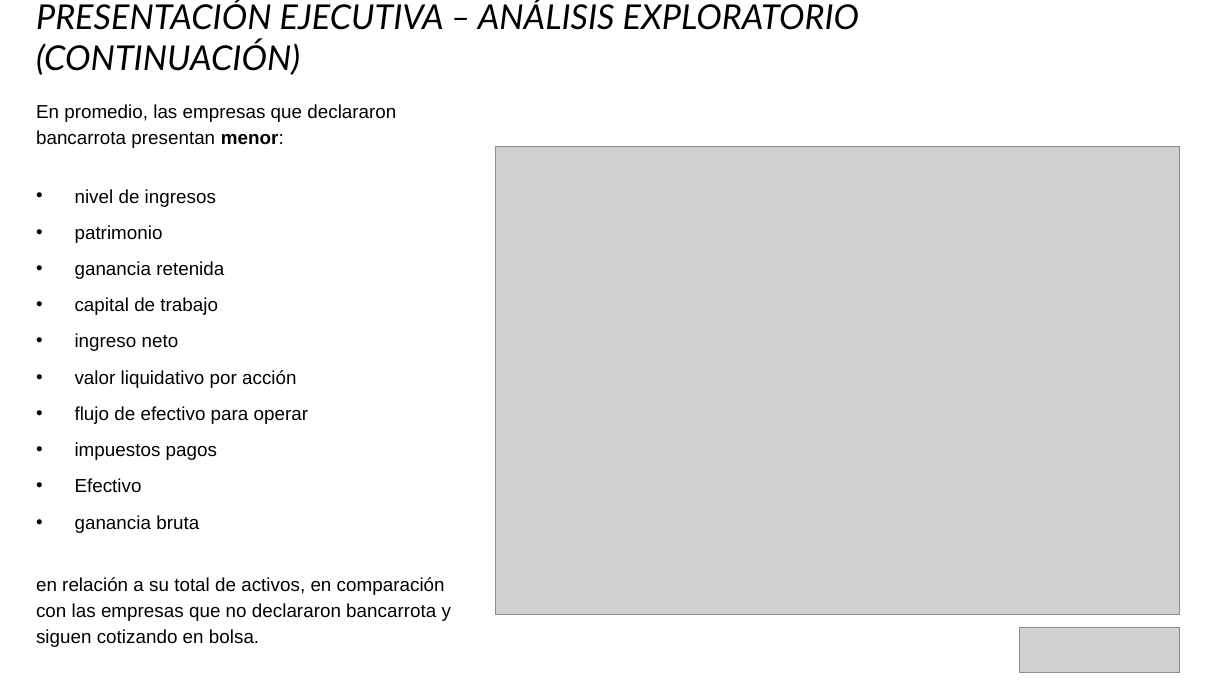
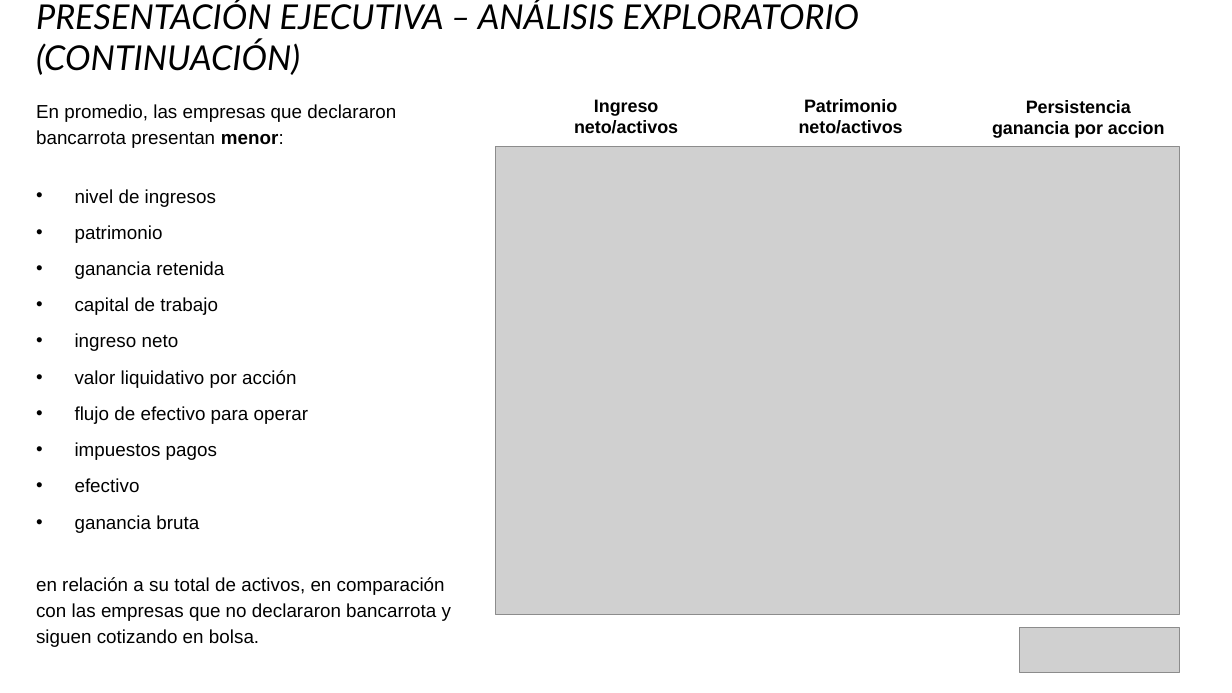
Before and after one commit to lechori/proyectobancarrota, a slide deck: slide 5 of Proyecto Bancarrota - Coderhouse - Presentación Ejecutiva.pptx. Drawn at 1232x693 pixels with LibreOffice and Linux fonts; fonts in the diff are those of the drawing; grey boxes stand for pictures. Boxes give left, top, right and bottom in pixels: in the first picture for what was removed or moved away, otherwise in the second. Text is boxed around its words. In the diff, an @@ line names an element or a change of style, - is before the commit and + after.

```diff
--- a/Proyecto Bancarrota - Coderhouse - Presentación Ejecutiva.pptx
+++ b/Proyecto Bancarrota - Coderhouse - Presentación Ejecutiva.pptx
@@ text added at <box>574,99,678,134</box>, 10.5 pt, text #000000, bold @@
+Ingreso neto/activos
@@ text added at <box>799,99,903,134</box>, 10.5 pt, text #000000, bold @@
+Patrimonio neto/activos
@@ text added at <box>992,100,1165,138</box>, 10.5 pt, text #000000, bold @@
+Persistencia ganancia por accion
@@ text at <box>75,478,140,493</box>: text changed @@
-• Efectivo
+• efectivo
```
Also in this commit, not shown: 5 other slides changed.
